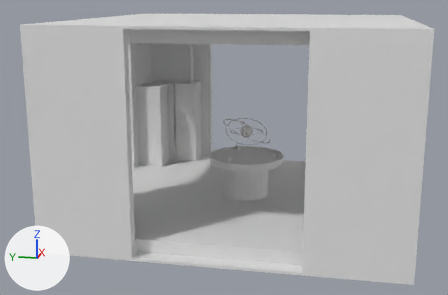
A saved change to the FBX model SpaceStation/Assets/_Project/Art/Models/Interior/SM_Interior_ResearchLab.fbx.
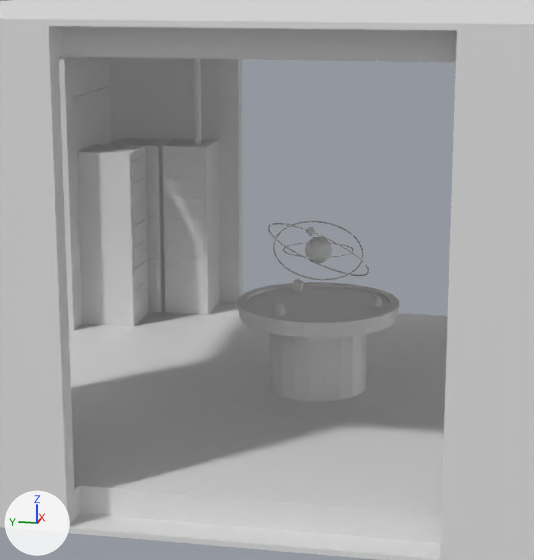
Each version appears first whole from a 50 mm lens placed at (-13.37, -2.16, 3.1), pointed at (-0.26, 0.46, -0.18), and next in a close-up on the part from 23% to 77% of the width and 6% to 93% of the height. Arrows for +X, +Y and +Z are at lower left; the lights stay in place. The older version's two pictures come first. Where no turn or scale is listed for an object, it has been applied to the vertices.

Script lines for the objects in view, before the commit:
```python
me_int_research_shell_001 = bpy.data.meshes.new('INT_Research_Shell.001')
me_int_research_shell_001.from_pydata(...)  # 3160 vertices, 5640 faces; spans x -3.4..3.4, y -3.4..3.4, z -1.6..2.6
me_int_research_shell_001.materials.append(mat_hull)  # white #e7e7e7
me_int_research_shell_001.materials.append(mat_device)  # white #e7e7e7
me_int_research_shell_001.materials.append(mat_accent)  # white #e7e7e7
me_int_research_shell_001.materials.append(mat_screen)  # white #e7e7e7
me_int_research_shell_001.materials.append(mat_metal)  # white #e7e7e7
me_int_research_shell_001.materials.append(mat_clinic)  # white #e7e7e7
me_int_research_shell_001.materials.append(mat_locker)  # white #e7e7e7
me_int_research_shell_001.materials.append(mat_o2liquid)  # white #e7e7e7
me_int_research_shell_001.materials.append(mat_grow)  # white #e7e7e7
me_int_research_shell_001.materials.append(mat_water)  # white #e7e7e7
me_int_research_shell_001.materials.append(mat_plant)  # white #e7e7e7
me_int_research_shell_001.materials.append(mat_plantlight)  # white #e7e7e7
me_int_research_shell_001.materials.append(mat_hulldark)  # white #e7e7e7
me_int_research_shell_001.materials.append(mat_light)  # white #e7e7e7
ob_int_research_shell = bpy.data.objects.new('INT_Research_Shell', me_int_research_shell_001)
ob_int_research_shell.location = (0.0, 0.0, 0.0)
```
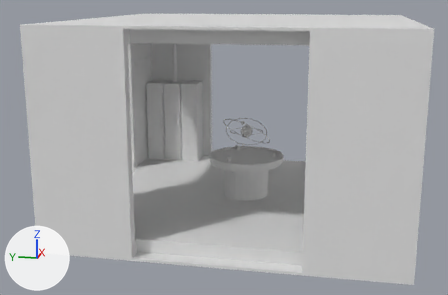
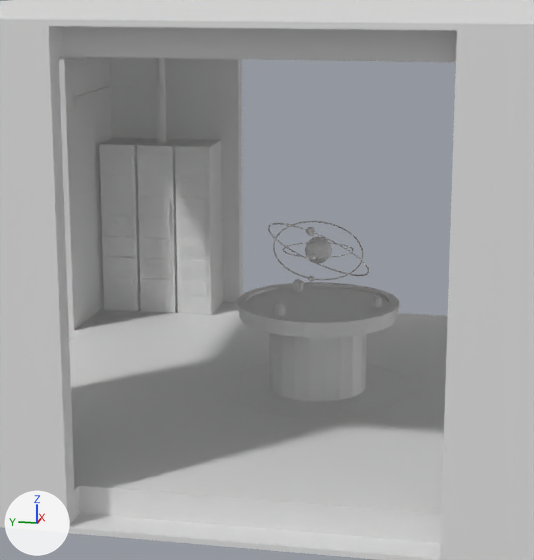
Pixel boxes [x1, y1, x2, y2] of what changed, in the close-ups (534 x 560 px):
part 1 of me_int_research_shell_001, rebuilt (26% narrower)
    before: [167, 259, 204, 275]
    after: [180, 260, 207, 275]
part 2 of me_int_research_shell_001, rebuilt
    before: [148, 258, 158, 273]
    after: [105, 256, 134, 272]
part 3 of me_int_research_shell_001, rebuilt (24% narrower)
    before: [167, 239, 204, 255]
    after: [179, 239, 207, 255]
part 4 of me_int_research_shell_001, rebuilt
    before: [147, 238, 157, 253]
    after: [105, 236, 134, 252]
part 5 of me_int_research_shell_001, rebuilt (26% narrower)
    before: [166, 218, 204, 234]
    after: [179, 218, 207, 234]
part 6 of me_int_research_shell_001, rebuilt
    before: [147, 217, 157, 232]
    after: [104, 216, 133, 231]
part 7 of me_int_research_shell_001, rebuilt (26% narrower)
    before: [166, 197, 204, 213]
    after: [179, 198, 207, 213]
part 8 of me_int_research_shell_001, rebuilt
    before: [146, 196, 156, 211]
    after: [104, 195, 133, 210]
part 9 of me_int_research_shell_001, rebuilt
    before: [146, 176, 156, 191]
    after: [103, 174, 132, 190]
part 10 of me_int_research_shell_001, rebuilt
    before: [145, 154, 155, 170]
    after: [102, 153, 132, 169]
part 11 of me_int_research_shell_001, deleted
    before: [77, 58, 332, 326]
part 12 of me_int_research_shell_001, reshaped
    before: [168, 183, 183, 248]
    after: [99, 58, 223, 315]

The edits, one by one:
Material 'ScreenDark' (mat_screendark) is new.
Its base color is (0.8, 0.8, 0.8) (white #e7e7e7).
Material 'ScreenGrid' (mat_screengrid) is new.
Its base color is (0.8, 0.8, 0.8) (white #e7e7e7).
Material 'Molten' (mat_molten) is new.
Its base color is (0.8, 0.8, 0.8) (white #e7e7e7).
me_int_research_shell_001 is used by ob_int_research_shell; location (0.0, 0.0, 0.0).
me_int_research_shell_001 had 3160 vertices, 5640 faces and spanned x -3.4..3.4, y -3.4..3.4, z -1.6..2.6.
me_int_research_shell_001 now has 3850 vertices, 6776 faces and spans x -3.4..3.4, y -3.4..3.4, z -1.6..2.6.
me_int_research_shell_001 part 1: the loose piece of 8 vertices spanning x 2.54..2.55, y 1.84..2.31, z -0.79..-0.61 is rebuilt with 8 vertices and now spans x 2.54..2.55, y 1.8..2.15, z -0.79..-0.61.
me_int_research_shell_001 part 2: the loose piece of 8 vertices spanning x 2.54..2.55, y 2.44..3.01, z -0.79..-0.61 is rebuilt with 8 vertices and now spans x 2.54..2.55, y 2.74..3.11, z -0.79..-0.61.
me_int_research_shell_001 part 3: the loose piece of 8 vertices spanning x 2.54..2.55, y 1.84..2.31, z -0.53..-0.35 is rebuilt with 8 vertices and now spans x 2.54..2.55, y 1.8..2.15, z -0.53..-0.35.
me_int_research_shell_001 part 4: the loose piece of 8 vertices spanning x 2.54..2.55, y 2.44..3.01, z -0.53..-0.35 is rebuilt with 8 vertices and now spans x 2.54..2.55, y 2.74..3.11, z -0.53..-0.35.
me_int_research_shell_001 part 5: the loose piece of 8 vertices spanning x 2.54..2.55, y 1.84..2.31, z -0.27..-0.09 is rebuilt with 8 vertices and now spans x 2.54..2.55, y 1.8..2.15, z -0.27..-0.09.
me_int_research_shell_001 part 6: the loose piece of 8 vertices spanning x 2.54..2.55, y 2.44..3.01, z -0.27..-0.09 is rebuilt with 8 vertices and now spans x 2.54..2.55, y 2.74..3.11, z -0.27..-0.09.
me_int_research_shell_001 part 7: the loose piece of 8 vertices spanning x 2.54..2.55, y 1.84..2.31, z -0.01..0.17 is rebuilt with 8 vertices and now spans x 2.54..2.55, y 1.8..2.15, z -0.01..0.17.
me_int_research_shell_001 part 8: the loose piece of 8 vertices spanning x 2.54..2.55, y 2.44..3.01, z -0.01..0.17 is rebuilt with 8 vertices and now spans x 2.54..2.55, y 2.74..3.11, z -0.01..0.17.
me_int_research_shell_001 part 9: the loose piece of 8 vertices spanning x 2.54..2.55, y 2.44..3.01, z 0.25..0.43 is rebuilt with 8 vertices and now spans x 2.54..2.55, y 2.74..3.11, z 0.25..0.43.
me_int_research_shell_001 part 10: the loose piece of 8 vertices spanning x 2.54..2.55, y 2.44..3.01, z 0.51..0.69 is rebuilt with 8 vertices and now spans x 2.54..2.55, y 2.74..3.11, z 0.51..0.69.
me_int_research_shell_001 part 11: 32 loose pieces with 306 vertices, spanning x -3.11..3.21, y -0.14..3.21, z -1.32..2.32, are deleted.
me_int_research_shell_001 part 12: 32 vertices removed from x 2.53..2.54, y 2.1..2.98, z -0.98..0.35; 456 vertices added at x 2.51..3.21, y 1.76..3.15, z -1.32..2.32.
Other edits to the shape of me_int_research_shell_001 do not show in these pictures.
me_int_research_shell_001 gains material mat_screendark (white #e7e7e7).
me_int_research_shell_001 gains material mat_molten (white #e7e7e7).
me_int_research_shell_001 gains material mat_screengrid (white #e7e7e7).
